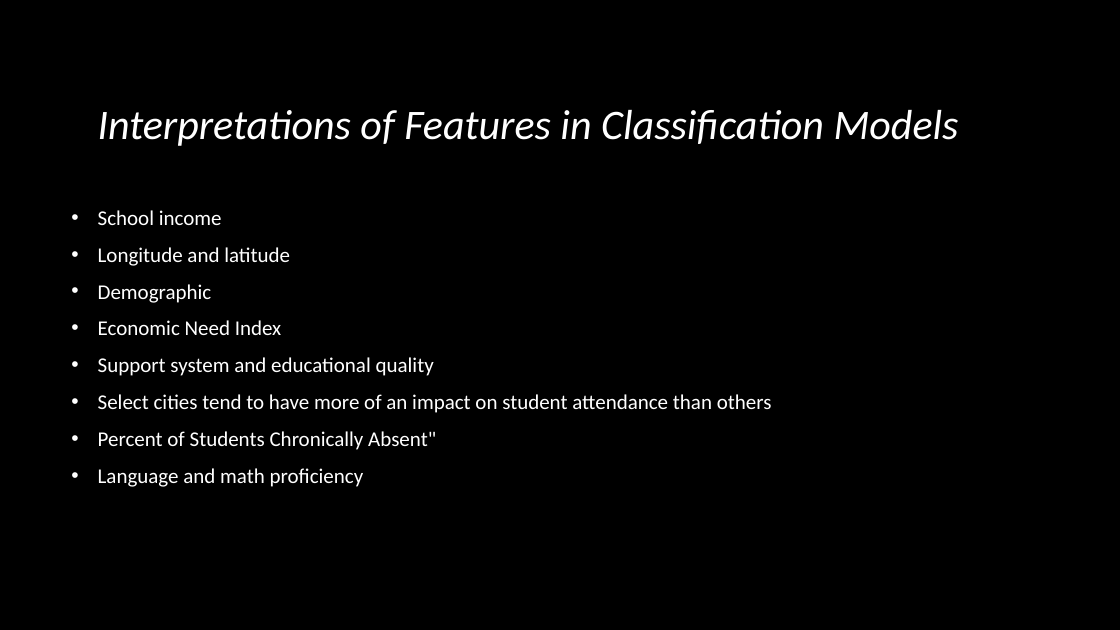
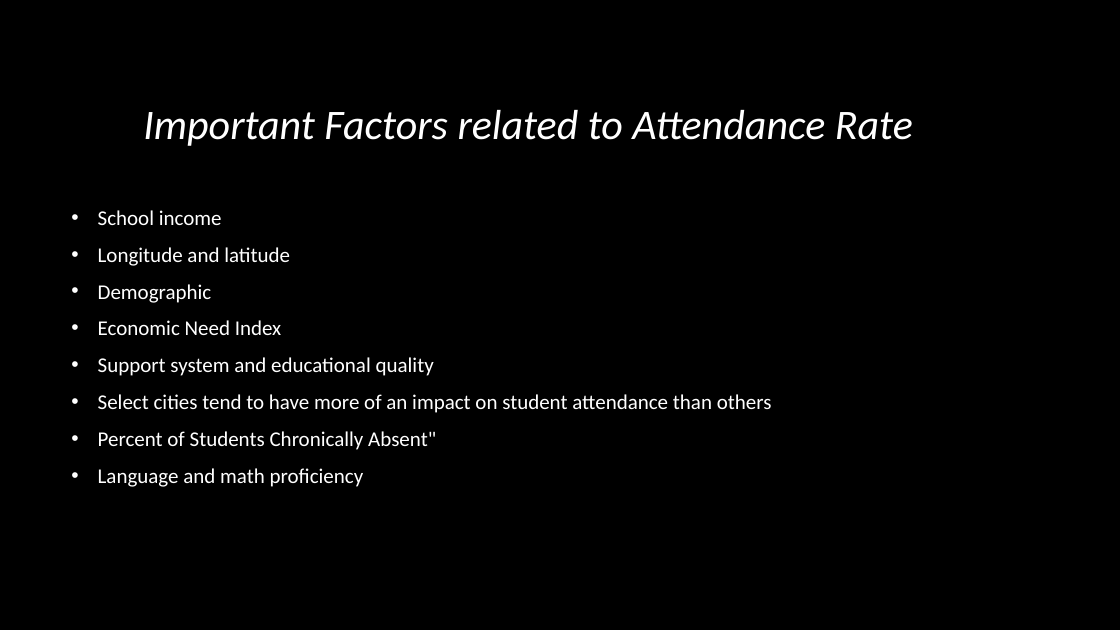
Before and after one commit to ayan1995/Thinkful, a slide deck: slide 23 of Bootcamp/Unit 3 Deeper into Supervised Learning/Supervised Learning Capstone/data-science-for-good/PASSNYC Capstone Predicting Attendance .pptx (slide 29 before the commit). Drawn at 1120x630 pixels with LibreOffice and Linux fonts; fonts in the diff are those of the drawing; background and template pictures are left out. Boxes give left, top, right and bottom in pixels: in the first picture for what was removed or moved away, otherwise in the second. Text is boxed around its words. In the diff, an @@ line names an element or a change of style, - is before the commit and + after.

```diff
--- a/Bootcamp/Unit 3 Deeper into Supervised Learning/Supervised Learning Capstone/data-science-for-good/PASSNYC Capstone Predicting Attendance .pptx
+++ b/Bootcamp/Unit 3 Deeper into Supervised Learning/Supervised Learning Capstone/data-science-for-good/PASSNYC Capstone Predicting Attendance .pptx
@@ title at <box>143,110,913,146</box>: text changed @@
-Interpretations of Features in Classification Models
+Important Factors related to Attendance Rate
```
Also in this commit, not shown: 5 other slides changed, 2 slides added, 8 slides removed, 2 other files.
